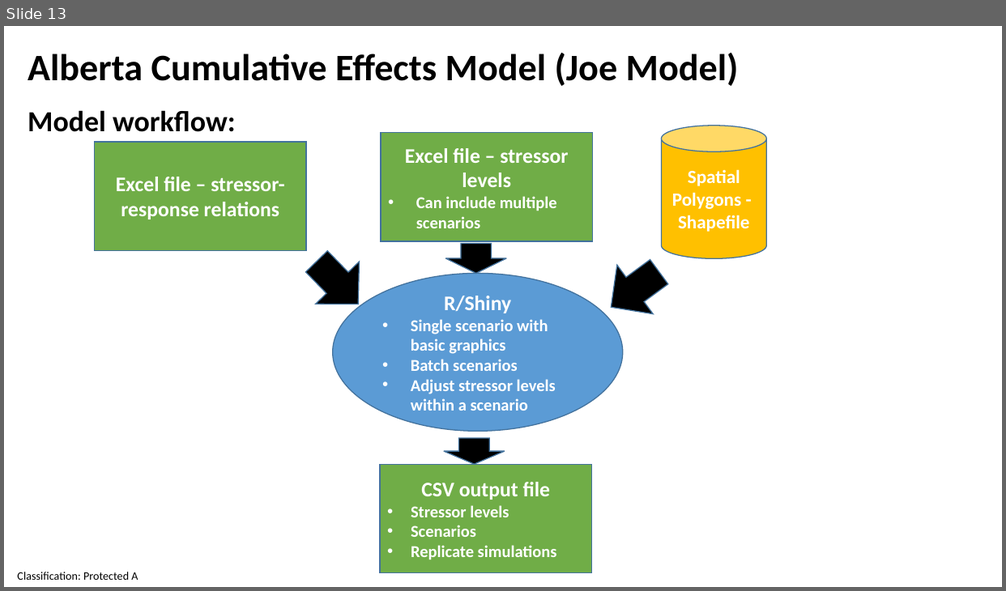
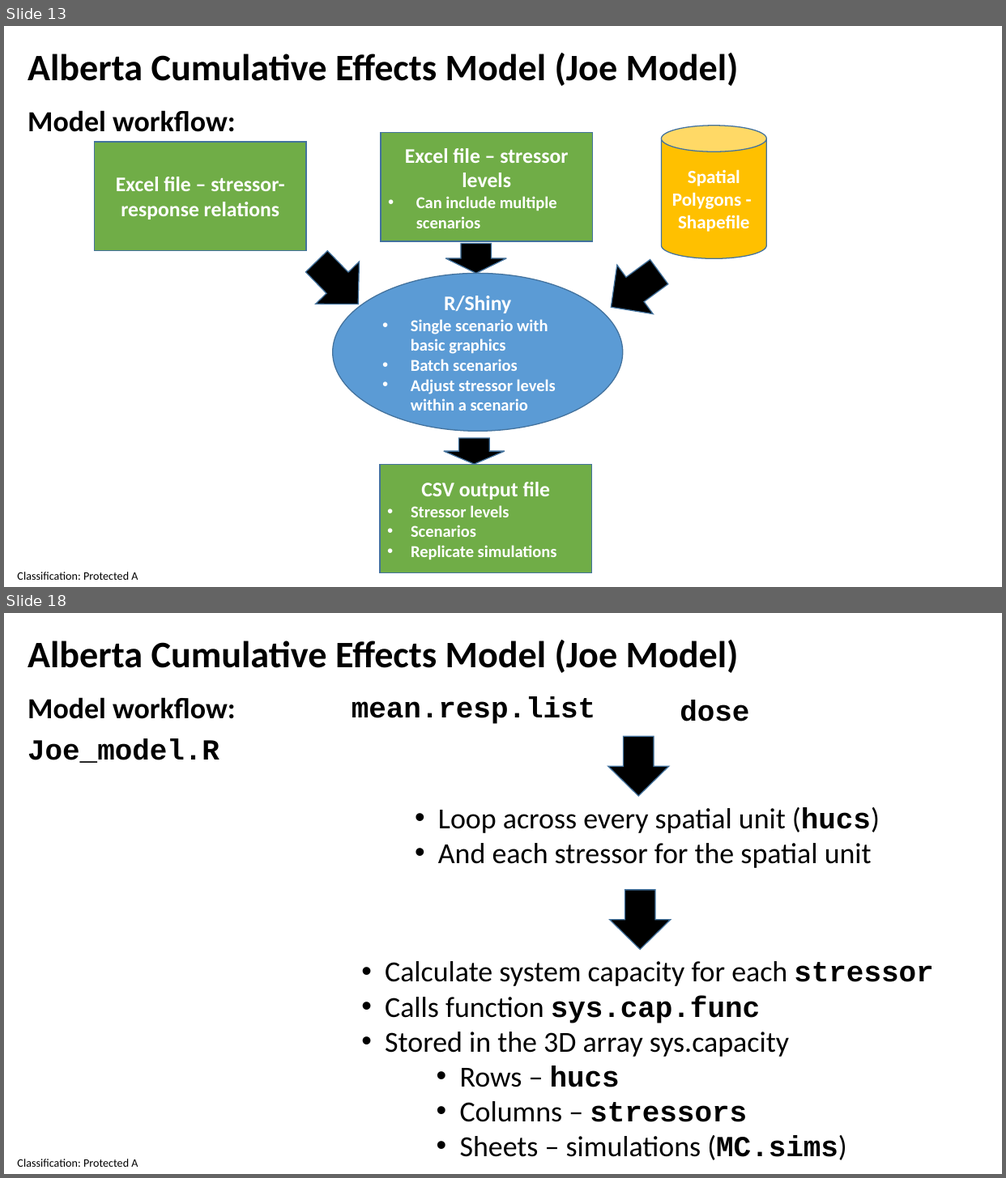
Before and after one commit to andrewpaul68/Shiny_Joe_Models, a slide deck: Joe_Shiny_28April2021.pptx. Shown one above the other, each under a label of ours: slide 13 before the commit, slides 13 and 18 after it; the slides between them are not shown. The pictures are 1006x591 and 1006x1178 pixels, drawn with LibreOffice and Linux fonts; fonts in the diff are those of the drawing. Boxes give left, top, right and bottom in pixels: in the first picture for what was removed or moved away, otherwise in the second. Text is boxed around its words. In the diff, an @@ line names an element or a change of style, - is before the commit and + after.

Commit message:
-pptx updated with more details on the coding work flow. -beta_param function updated with input from Kyle Wilson's analytical solution and checks for inappropriate mean and sd values

```diff
--- a/Joe_Shiny_28April2021.pptx
+++ b/Joe_Shiny_28April2021.pptx
@@ slide 18 added at [4,613,1002,1174], background #FFFFFF; not listed: 1 template element that a slide beside it also shows @@
@@ text added at [27,640,739,673], 36 pt, text #000000, bold @@
+Alberta Cumulative Effects Model (Joe Model)
@@ text added at [27,697,235,719], 28 pt, text #000000, bold @@
+Model workflow:
@@ text added at [351,696,595,724], 28 pt, text #000000, bold @@
+mean.resp.list
@@ text added at [680,700,749,722], 28 pt, text #000000, bold @@
+dose
@@ text added at [27,739,219,763], 28 pt, text #000000, bold @@
+Joe_model.R
@@ right arrow added at [608,736,669,796], fill #000000, outline #43739E 1 pt @@
@@ text added at [438,807,880,868], 28 pt, text #000000 @@
+• Loop across every spatial unit (hucs)
+• And each stressor for the spatial unit
@@ right arrow added at [610,890,671,949], fill #000000, outline #43739E 1 pt @@
@@ text added at [385,961,933,1161], 28 pt, text #000000 @@
+• Calculate system capacity for each stressor
+• Calls function sys.cap.func
+• Stored in the 3D array sys.capacity
+    • Rows – hucs
+    • Columns – stressors
+    • Sheets – simulations (MC.sims)
```
Also in this commit, not shown: 10 other slides added, 1 other file.
